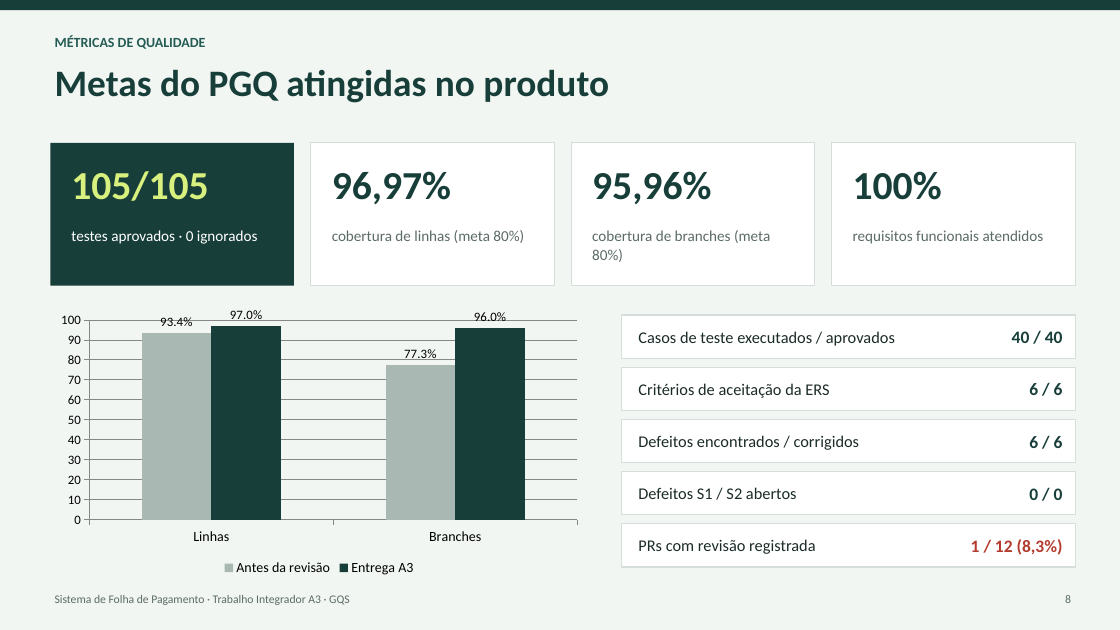
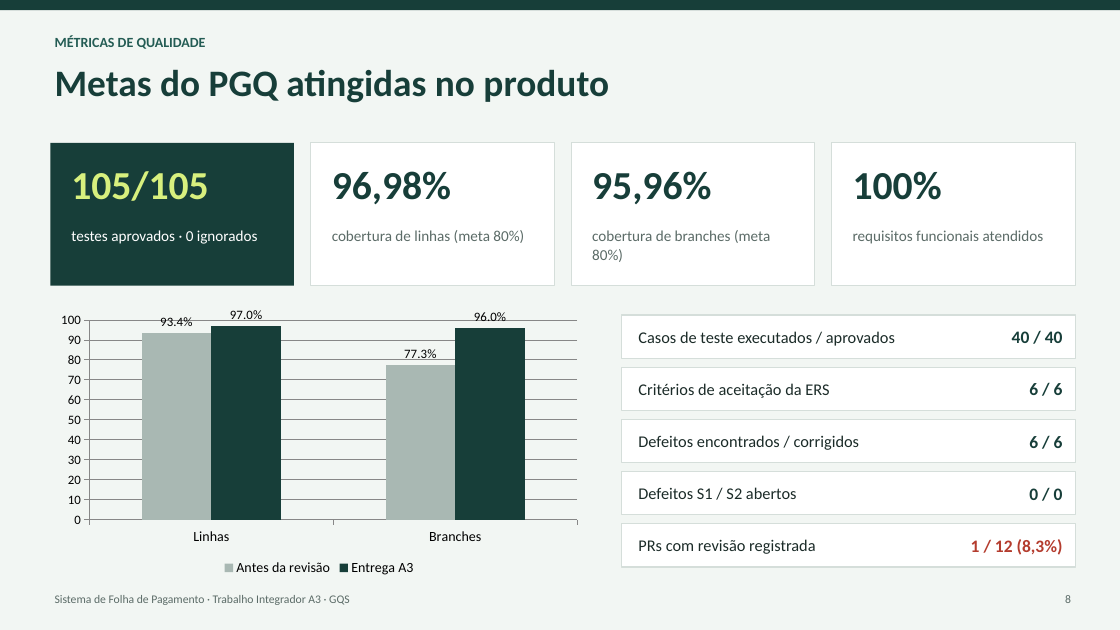
Before and after one commit to aruwer/FolhaPagamento, a slide deck: slide 8 of 11_Apresentacao/Apresentacao_A3_FolhaPagamento.pptx. Drawn at 1120x630 pixels with LibreOffice and Linux fonts; fonts in the diff are those of the drawing. Boxes give left, top, right and bottom in pixels: in the first picture for what was removed or moved away, otherwise in the second. Text is boxed around its words. In the diff, an @@ line names an element or a change of style, - is before the commit and + after.

```diff
--- a/11_Apresentacao/Apresentacao_A3_FolhaPagamento.pptx
+++ b/11_Apresentacao/Apresentacao_A3_FolhaPagamento.pptx
@@ text at [332,171,451,204]: text changed @@
-96,97%
+96,98%
```
Also in this commit, not shown: 50 other files.
